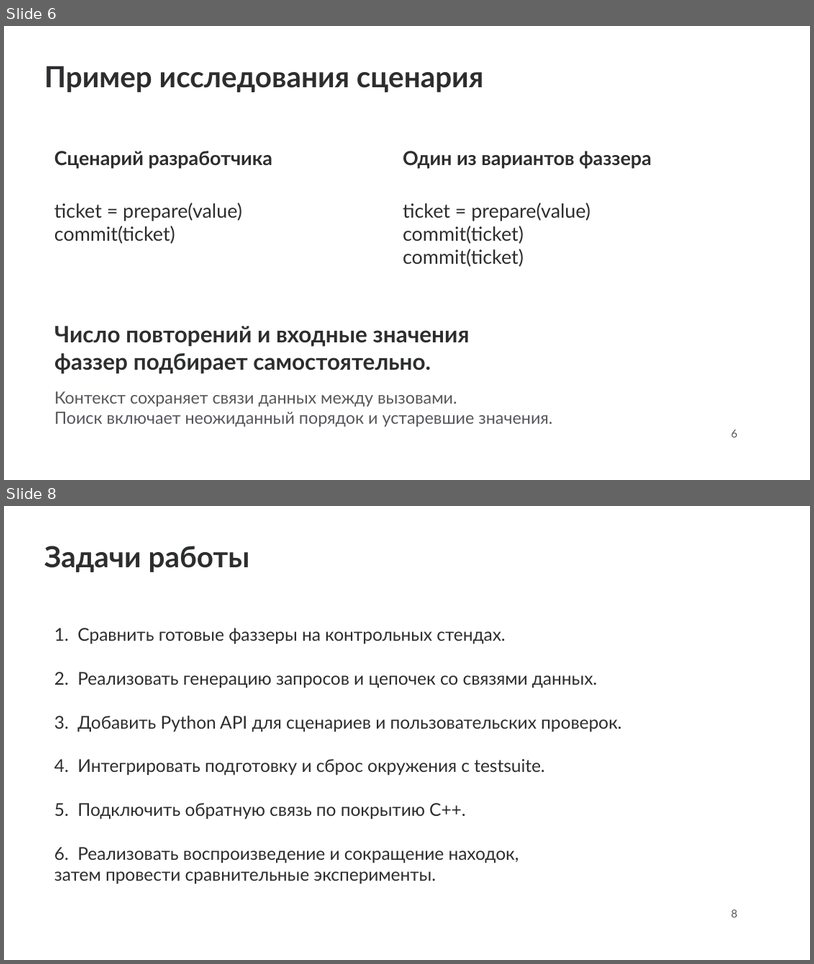
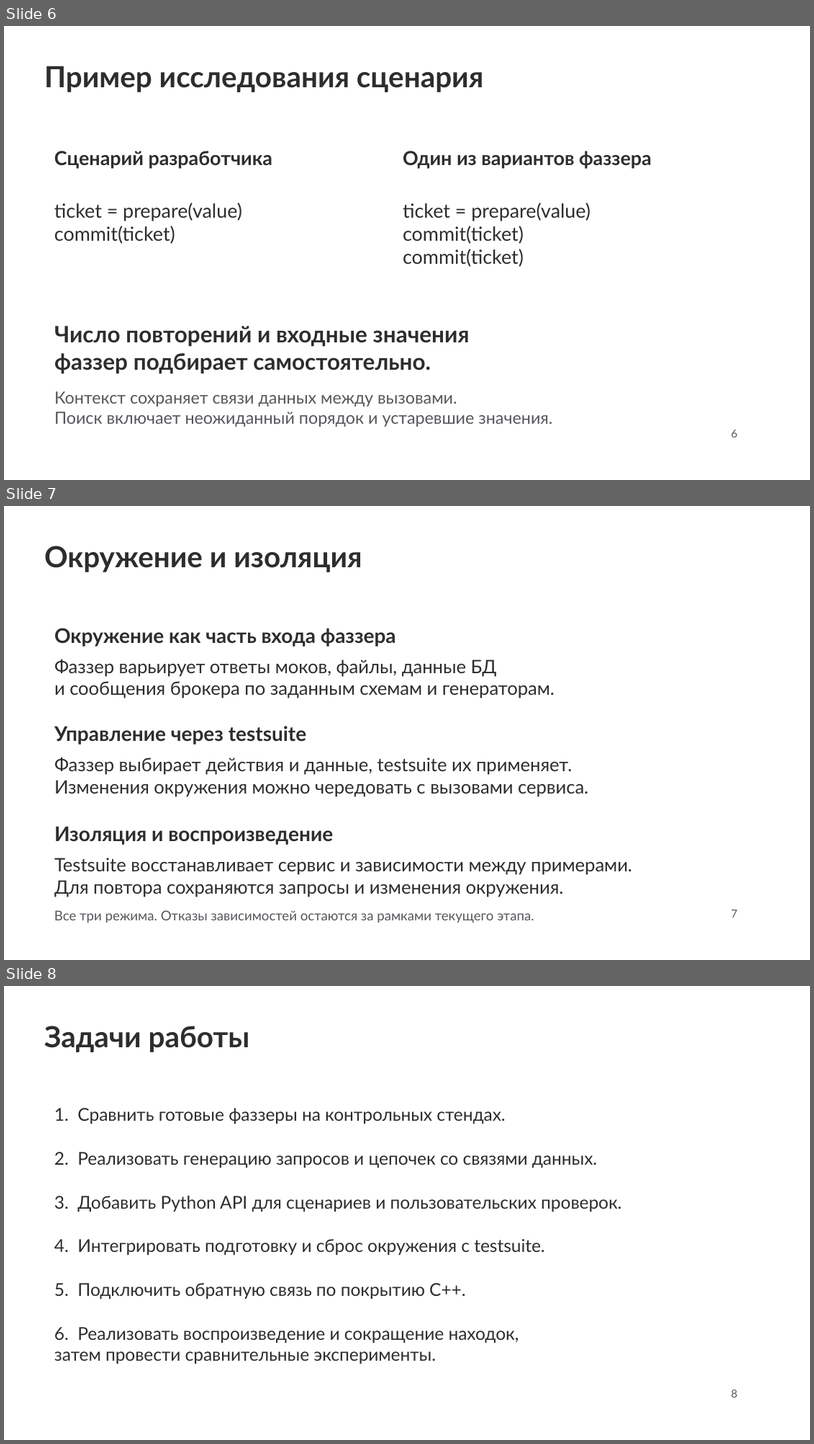
Before and after one commit to Malevrovich/userver-fuzzing, a slide deck: docs/presentation/project.pptx. Shown one above the other, each under a label of ours: slides 6 and 8 before the commit, slides 6, 7 and 8 after it; the slides between them are not shown. The pictures are 814x964 and 814x1444 pixels, drawn with LibreOffice and Linux fonts; fonts in the diff are those of the drawing; background and template pictures are left out. Boxes give left, top, right and bottom in pixels: in the first picture for what was removed or moved away, otherwise in the second. Text is boxed around its words. In the diff, an @@ line names an element or a change of style, - is before the commit and + after.

```diff
--- a/docs/presentation/project.pptx
+++ b/docs/presentation/project.pptx
@@ slide 7 added at (4, 506, 810, 960), background picture (left out) @@
@@ title added at (44, 546, 362, 572), 26 pt, text #2C2D2E, bold @@
+Окружение и изоляция
@@ text added at (54, 628, 396, 646), 18 pt, text #2C2D2E, bold @@
+Окружение как часть входа фаззера
@@ text added at (54, 659, 555, 698), 16.5 pt, text #2C2D2E @@
+Фаззер варьирует ответы моков, файлы, данные БД
+и сообщения брокера по заданным схемам и генераторам.
@@ text added at (54, 726, 306, 744), 18 pt, text #2C2D2E, bold @@
+Управление через testsuite
@@ text added at (54, 757, 589, 797), 16.5 pt, text #2C2D2E @@
+Фаззер выбирает действия и данные, testsuite их применяет.
+Изменения окружения можно чередовать с вызовами сервиса.
@@ text added at (54, 826, 333, 844), 18 pt, text #2C2D2E, bold @@
+Изоляция и воспроизведение
@@ text added at (54, 857, 633, 897), 16.5 pt, text #2C2D2E @@
+Testsuite восстанавливает сервис и зависимости между примерами.
+Для повтора сохраняются запросы и изменения окружения.
@@ text added at (54, 910, 534, 923), 12 pt, text #55575B @@
+Все три режима. Отказы зависимостей остаются за рамками текущего этапа.
@@ text added at (731, 909, 738, 917), 9.8 pt, text #55575B @@
+7
```
Also in this commit, not shown: 2 slides changed, 1 slide removed, 1 other file.
